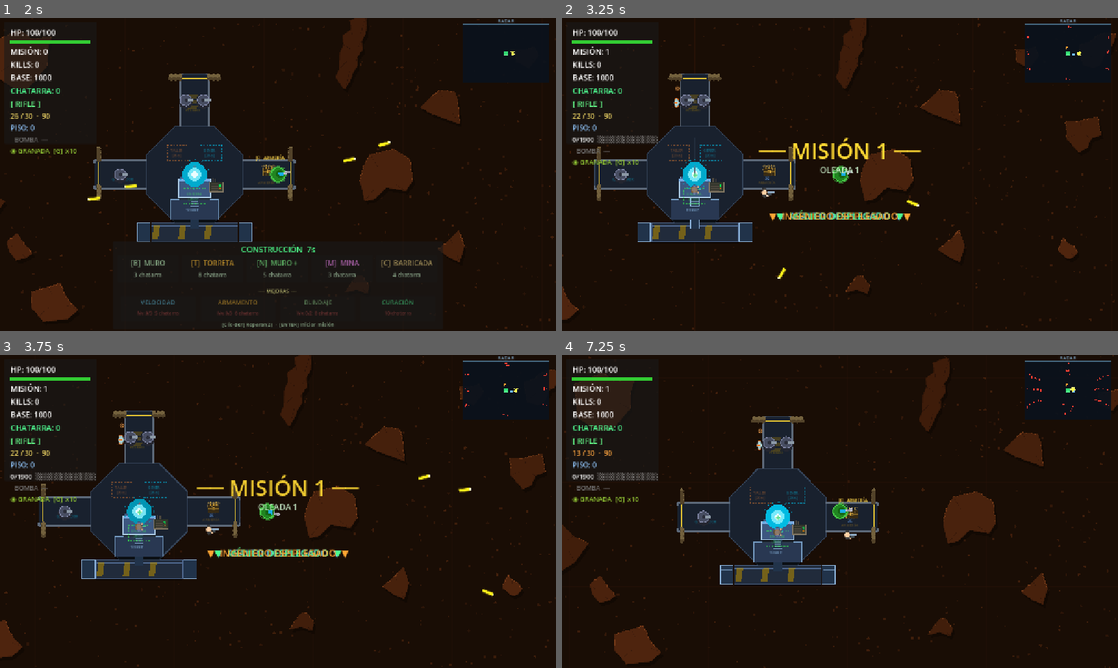
Above: before the commit, frames 1-4 (two rows, left to right).
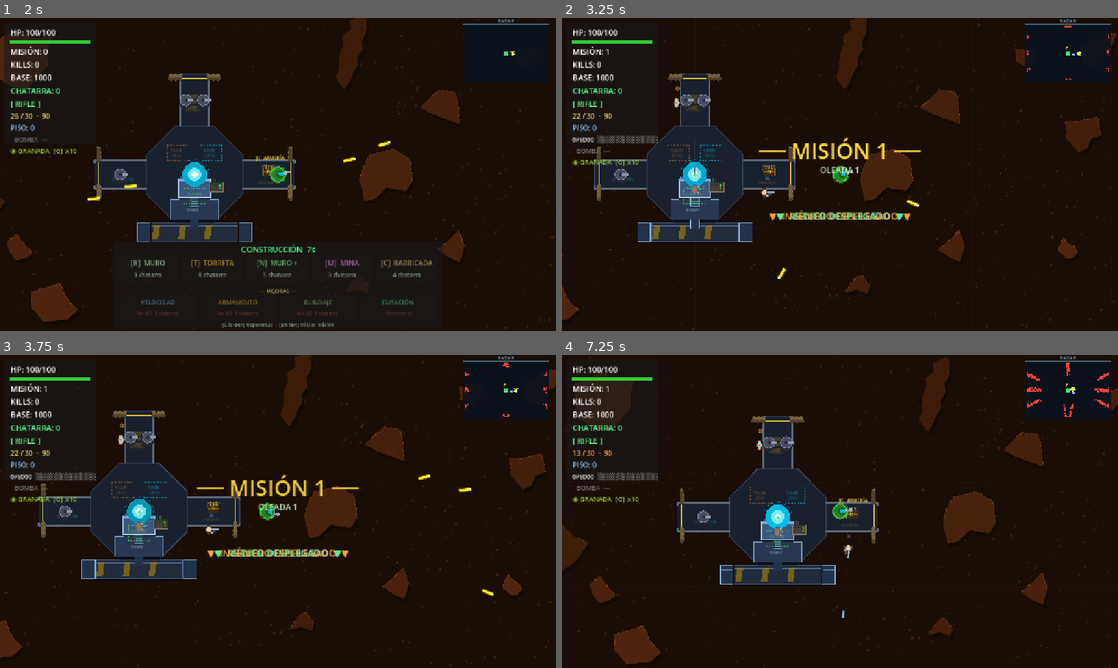
Above: after the commit, the same moments.

Repository: enriquecordero/last-colony
Game: Godot game, scene res://scenes/main.tscn
Two runs of this game, one before a commit and one after it. Both use one fixed random seed, a clock stepped at 60 frames per second and the inputs below. This scene is started directly instead of the project's main scene.
Inputs (mouse positions are in pixels of both pictures, inside the frame that each line leads up to):
- Up to frame 1 (2 s): tap Enter at 0.5 s; move the mouse to (400, 158) at 0.52 s; hold Right (ui_right) 0.53-1.25 s; tap F at 0.6 s; click (400, 158) at 0.67 s; tap Space at 0.77 s; drag from (166, 190) to (383, 152) at 1.27 s
- Up to frame 2 (3.25 s): move the mouse to (895, 105) at 2.02 s; hold Right (ui_right) 2.03-2.75 s; tap Enter at 2.1 s; drag from (812, 237) to (1073, 118) at 2.77 s
- Up to frame 3 (3.75 s): move the mouse to (444, 558) at 3.52 s; hold Left (ui_left) from 3.53 s (still down); tap B at 3.6 s
- Up to frame 4 (7.25 s): tap Space at 3.77, 6.77 s; release Left (ui_left) at 4.25 s; drag from (673, 464) to (756, 433) at 4.27 s; move the mouse to (867, 511) at 5.02 s; hold Down (ui_down) 5.03-5.75 s; tap N at 5.1 s; click (867, 511) at 5.17 s; drag from (756, 433) to (728, 527) at 5.77 s; move the mouse to (962, 495) at 6.52 s; hold Up (ui_up) from 6.53 s (still down); tap C at 6.6 s

Frame 1 is identical in both runs. In frame 2, less than 0.1% of the frame differs, in the area x 3-99%, y 2-40%; in frame 3, less than 0.1%; in frame 4, 0.3%, in the area x 3-99%, y 2-84%.
Error in both runs: Cannot call method 'queue_free' on a null value. (res://scripts/main.gd:466)

Commit message:
TAB-style carpet density: 800+ simultaneous enemies with live cap
- Wave counts: 5000+wave*1000 (normal), 8000+wave*1500 (survival)
- Spawn interval: 0.0025s normal, 0.0015s survival — fills screen fast
- Live cap 800/1000: when saturated, new spawns pause until some die
  (keeps density maxed without destroying perf)
- Switch to sequential interval awaits (required for cap check)
- Stage 2/3 multiply live cap too (1.3x, 1.6x)

Co-Authored-By: Claude Sonnet 4.6 <noreply@anthropic.com>

Diff:
--- a/scripts/main.gd
+++ b/scripts/main.gd
@@ -1598,19 +1598,22 @@
 	var is_stage2:   bool  = StageManager.selected_mission_id.begins_with("stage2")
 	var is_stage3:   bool  = StageManager.selected_mission_id.begins_with("stage3")
 
-	var hp_mult:  float = 1.0 + (_wave - 1) * (0.32 if is_survival else 0.22)
-	var base_spd: float = (100.0 + (_wave - 1) * 12.0) if is_survival else (90.0 + (_wave - 1) * 10.0)
-	var count:    int   = (2500 + _wave * 700) if is_survival else (1500 + _wave * 400)
-	var interval: float = 0.004 if is_survival else 0.006
+	var hp_mult:   float = 1.0 + (_wave - 1) * (0.32 if is_survival else 0.22)
+	var base_spd:  float = (100.0 + (_wave - 1) * 12.0) if is_survival else (90.0 + (_wave - 1) * 10.0)
+	var count:     int   = (8000 + _wave * 1500) if is_survival else (5000 + _wave * 1000)
+	var interval:  float = 0.0015 if is_survival else 0.0025
+	var max_live:  int   = 1000 if is_survival else 800
 	if is_stage2:
 		hp_mult  *= 1.20
 		base_spd *= 1.10
 		count     = int(count * 1.50)
+		max_live  = int(max_live * 1.30)
 	if is_stage3:
 		hp_mult  *= 1.45
 		base_spd *= 1.22
 		count     = int(count * 1.80)
-		interval  = maxf(interval * 0.80, 0.003)
+		max_live  = int(max_live * 1.60)
+		interval  = maxf(interval * 0.70, 0.001)
 
 	_wave_total = count
 	_killed     = 0
@@ -1622,9 +1625,14 @@
 	var dir_idx: int = 0
 
 	for i in count:
-		await get_tree().create_timer(interval * i).timeout
+		await get_tree().create_timer(interval).timeout
 		if not _mission_active or not is_instance_valid(self):
 			return
+		# Cap: pause spawning when screen is already saturated (TAB carpet feel)
+		while _enemies.get_child_count() >= max_live:
+			await get_tree().create_timer(0.08).timeout
+			if not _mission_active or not is_instance_valid(self):
+				return
 		# Re-shuffle after each full cycle so patterns don't repeat identically
 		if dir_idx > 0 and dir_idx % dir_keys.size() == 0:
 			dir_keys.shuffle()
